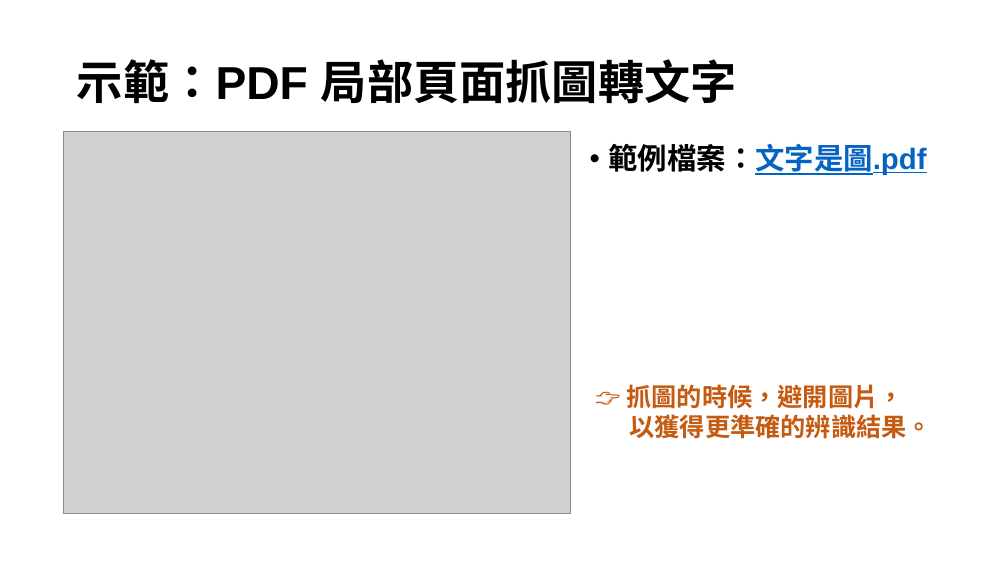
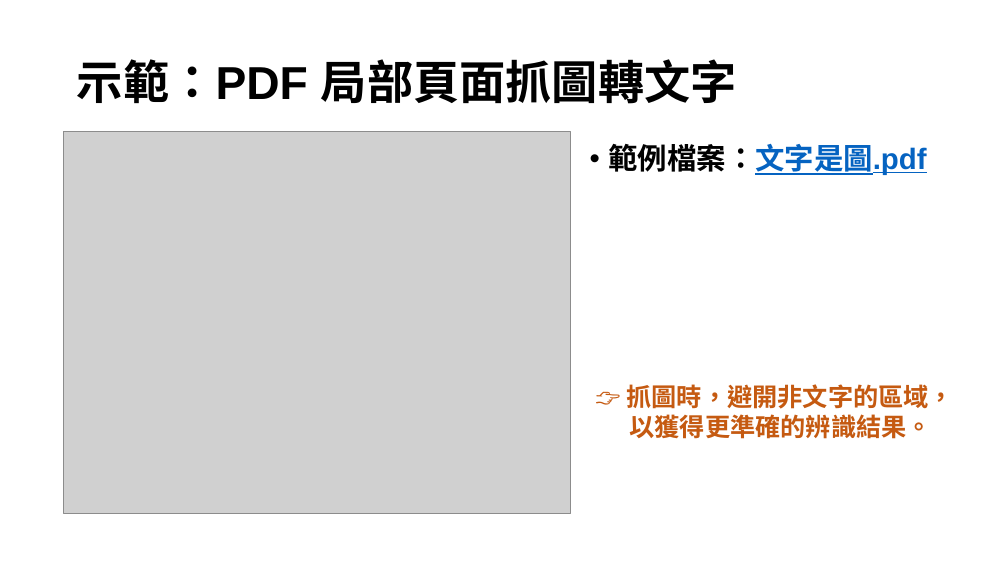
Before and after one commit to huanlin/VisualAids, a slide deck: slide 9 of Seminar/視障輔助教材轉檔研討會/投影片.pptx (slide 8 before the commit). Drawn at 1008x567 pixels with LibreOffice and Linux fonts; fonts in the diff are those of the drawing; grey boxes stand for pictures. Boxes give left, top, right and bottom in pixels: in the first picture for what was removed or moved away, otherwise in the second. Text is boxed around its words. In the diff, an @@ line names an element or a change of style, - is before the commit and + after.

```diff
--- a/Seminar/視障輔助教材轉檔研討會/投影片.pptx
+++ b/Seminar/視障輔助教材轉檔研討會/投影片.pptx
@@ text at [626,384,954,439]: text changed @@
-👉 抓圖的時候，避開圖片，
-以獲得更準確的辨識結果。
+👉 抓圖時，避開非文字的區域，
+以獲得更準確的辨識結果。
```
Also in this commit, not shown: 3 other slides changed, 14 slides added.
